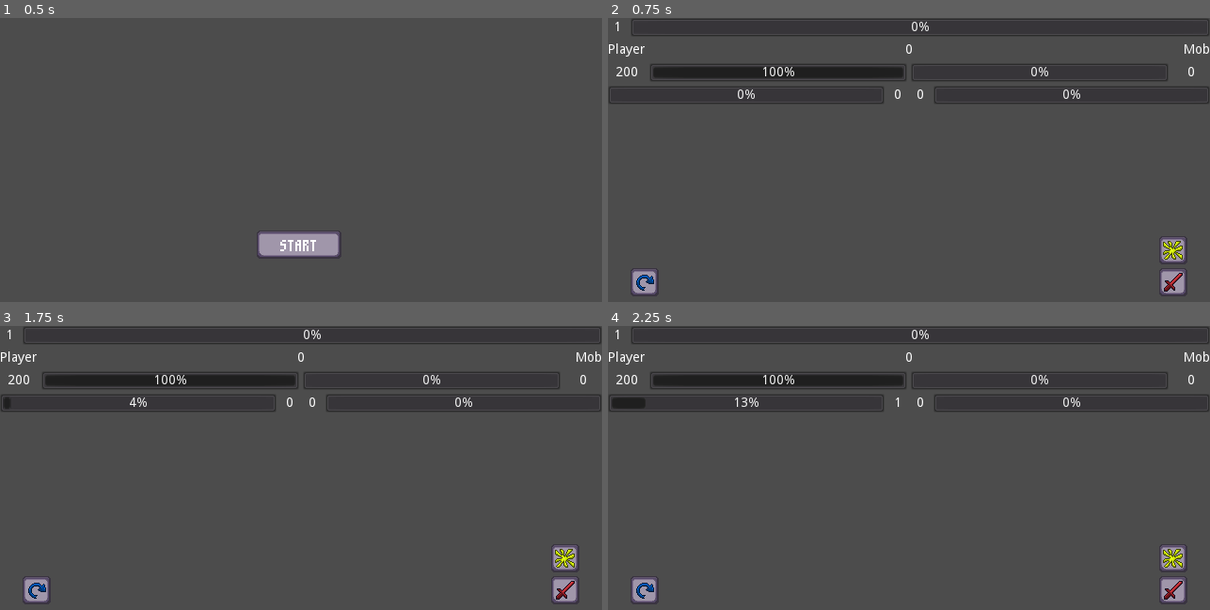
Above: before the commit, frames 1-4 (two rows, left to right).
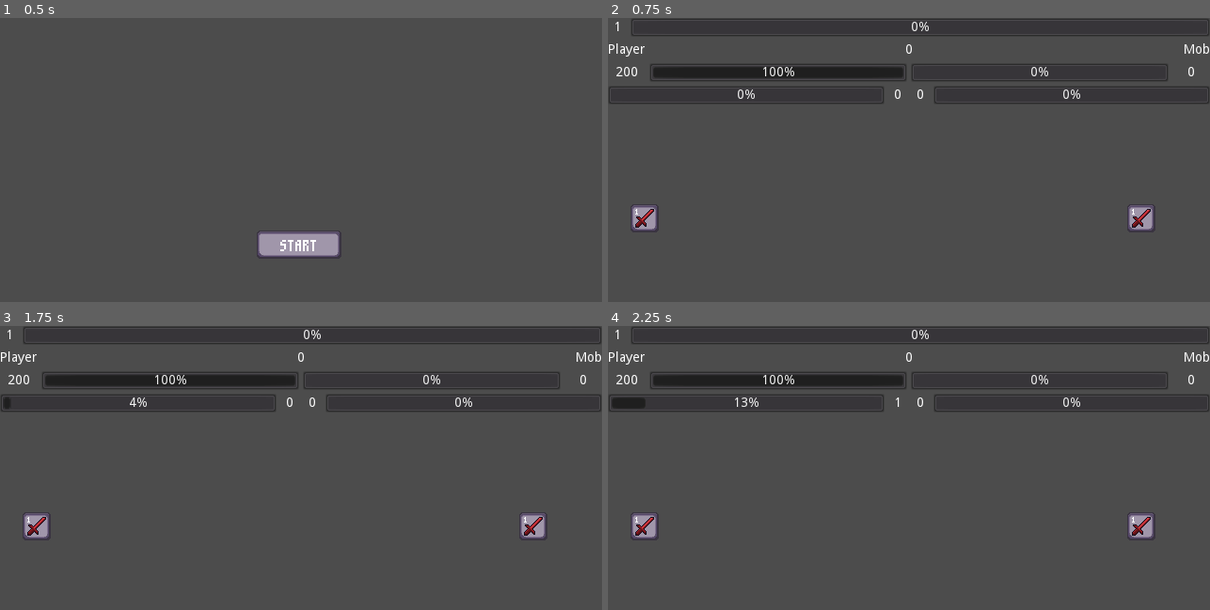
Above: after the commit, the same moments.

Repository: stupidax/tournament
Game: Godot game, scene res://scenes/Game/Title.tscn
Same seed, same stepped clock (60 frames per second), same inputs: the game is played once before the commit and once after it.
Inputs (mouse positions are in pixels of both pictures, inside the frame that each line leads up to):
- Up to frame 1 (0.5 s): no input
- Up to frame 2 (0.75 s): click "START" at 0.5 s
- Up to frame 3 (1.75 s): click (36, 590) at 1.27 s
- Up to frame 4 (2.25 s): click (644, 527) at 2 s, where only the run after the commit has a clickable "1"

Frame 1 is identical in both runs. In frame 2, 1.9% of the frame differs, in the area x 3-96%, y 65-98%; in frame 3, 1.9%; in frame 4, 1.9%.

Commit message:
update Fight
ajout des fonctions d'action, reste problème de texture à changer (un peu galère, mais ça va) ;

Diff:
--- a/project.godot
+++ b/project.godot
@@ -13,13 +13,6 @@
 config/name="Tournament"
 run/main_scene="res://scenes/Game/Title.tscn"
 config/icon="res://icon.png"
-
-[autoload]
-
-PluginSettings="*res://addons/github-integration/scripts/PluginSettings.gd"
-IconLoaderGithub="*res://addons/github-integration/scripts/IconLoaderGithub.gd"
-UserData="*res://addons/github-integration/scripts/user_data.gd"
-RestHandler="*res://addons/github-integration/scenes/RestHandler.tscn"
 
 [display]
 
--- /dev/null
+++ b/scenes/Action/action.tscn
@@ -0,0 +1,37 @@
+[gd_scene load_steps=7 format=2]
+
+[ext_resource path="res://script/action.gd" type="Script" id=1]
+[ext_resource path="res://assets/UI/icon/icon-atk_1.png" type="Texture" id=2]
+[ext_resource path="res://assets/UI/icon/icon-atk_0.png" type="Texture" id=3]
+[ext_resource path="res://assets/UI/icon/icon-atk_2.png" type="Texture" id=4]
+[ext_resource path="res://assets/UI/m3x6.ttf" type="DynamicFontData" id=5]
+
+[sub_resource type="DynamicFont" id=1]
+outline_color = Color( 0.14902, 0.0196078, 0.0196078, 1 )
+font_data = ExtResource( 5 )
+
+[node name="action" type="TextureButton"]
+anchor_right = 1.0
+anchor_bottom = 1.0
+texture_normal = ExtResource( 3 )
+texture_pressed = ExtResource( 2 )
+texture_disabled = ExtResource( 4 )
+script = ExtResource( 1 )
+__meta__ = {
+"_edit_use_anchors_": false
+}
+
+[node name="level" type="Label" parent="."]
+margin_left = 1.0
+margin_right = 14.0
+margin_bottom = 13.0
+rect_min_size = Vector2( 13, 13 )
+custom_fonts/font = SubResource( 1 )
+text = "0"
+align = 1
+valign = 1
+__meta__ = {
+"_edit_use_anchors_": false
+}
+
+[connection signal="pressed" from="." to="." method="_on_action_pressed"]
--- a/scenes/Game/Fight.tscn
+++ b/scenes/Game/Fight.tscn
@@ -1,12 +1,14 @@
-[gd_scene load_steps=4 format=2]
+[gd_scene load_steps=5 format=2]
 
 [ext_resource path="res://script/Fight.gd" type="Script" id=1]
 [ext_resource path="res://scenes/Mob/Mob.tscn" type="PackedScene" id=2]
 [ext_resource path="res://scenes/UI/UI.tscn" type="PackedScene" id=3]
+[ext_resource path="res://scenes/Action/action.tscn" type="PackedScene" id=4]
 
 [node name="Fight" type="Node2D"]
 script = ExtResource( 1 )
 Mob = ExtResource( 2 )
+Action = ExtResource( 4 )
 
 [node name="UI" parent="." instance=ExtResource( 3 )]
 
--- a/scenes/UI/UI.tscn
+++ b/scenes/UI/UI.tscn
@@ -1,14 +1,4 @@
-[gd_scene load_steps=10 format=2]
-
-[ext_resource path="res://assets/UI/icon/icon-def_2.png" type="Texture" id=1]
-[ext_resource path="res://assets/UI/icon/icon-def_1.png" type="Texture" id=2]
-[ext_resource path="res://assets/UI/icon/icon-def_0.png" type="Texture" id=3]
-[ext_resource path="res://assets/UI/icon/icon-mag_1.png" type="Texture" id=4]
-[ext_resource path="res://assets/UI/icon/icon-atk_1.png" type="Texture" id=5]
-[ext_resource path="res://assets/UI/icon/icon-mag_2.png" type="Texture" id=6]
-[ext_resource path="res://assets/UI/icon/icon-mag_0.png" type="Texture" id=7]
-[ext_resource path="res://assets/UI/icon/icon-atk_2.png" type="Texture" id=8]
-[ext_resource path="res://assets/UI/icon/icon-atk_0.png" type="Texture" id=9]
+[gd_scene format=2]
 
 [node name="UI" type="Control"]
 anchor_right = 1.0
@@ -253,15 +243,6 @@
 margin_bottom = 152.0
 rect_min_size = Vector2( 30, 30 )
 
-[node name="icon_def_1" type="TextureButton" parent="cont_Full/cont_icon/cont_left_0/cont_left_1/cont_left_2/cont_left_icon3"]
-margin_right = 30.0
-margin_bottom = 30.0
-size_flags_horizontal = 3
-size_flags_vertical = 3
-texture_normal = ExtResource( 3 )
-texture_pressed = ExtResource( 2 )
-texture_disabled = ExtResource( 1 )
-
 [node name="cont_left_4" type="VBoxContainer" parent="cont_Full/cont_icon/cont_left_0/cont_left_1"]
 margin_left = 58.0
 margin_right = 88.0
@@ -307,19 +288,19 @@
 rect_min_size = Vector2( 30, 30 )
 alignment = 2
 
-[node name="cont_icon1" type="HBoxContainer" parent="cont_Full/cont_icon/cont_right_0/cont_right_1/cont_right_2"]
+[node name="cont_right_icon1" type="HBoxContainer" parent="cont_Full/cont_icon/cont_right_0/cont_right_1/cont_right_2"]
 margin_top = 54.0
 margin_right = 30.0
 margin_bottom = 84.0
 rect_min_size = Vector2( 30, 30 )
 
-[node name="cont_icon2" type="HBoxContainer" parent="cont_Full/cont_icon/cont_right_0/cont_right_1/cont_right_2"]
+[node name="cont_right_icon2" type="HBoxContainer" parent="cont_Full/cont_icon/cont_right_0/cont_right_1/cont_right_2"]
 margin_top = 88.0
 margin_right = 30.0
 margin_bottom = 118.0
 rect_min_size = Vector2( 30, 30 )
 
-[node name="cont_icon3" type="HBoxContainer" parent="cont_Full/cont_icon/cont_right_0/cont_right_1/cont_right_2"]
+[node name="cont_right_icon3" type="HBoxContainer" parent="cont_Full/cont_icon/cont_right_0/cont_right_1/cont_right_2"]
 margin_top = 122.0
 margin_right = 30.0
 margin_bottom = 152.0
@@ -332,41 +313,23 @@
 rect_min_size = Vector2( 30, 30 )
 alignment = 2
 
-[node name="cont_icon4" type="HBoxContainer" parent="cont_Full/cont_icon/cont_right_0/cont_right_1/cont_right_3"]
+[node name="cont_right_icon4" type="HBoxContainer" parent="cont_Full/cont_icon/cont_right_0/cont_right_1/cont_right_3"]
 margin_top = 54.0
 margin_right = 30.0
 margin_bottom = 84.0
 rect_min_size = Vector2( 30, 30 )
 
-[node name="cont_icon5" type="HBoxContainer" parent="cont_Full/cont_icon/cont_right_0/cont_right_1/cont_right_3"]
+[node name="cont_right_icon5" type="HBoxContainer" parent="cont_Full/cont_icon/cont_right_0/cont_right_1/cont_right_3"]
 margin_top = 88.0
 margin_right = 30.0
 margin_bottom = 118.0
 rect_min_size = Vector2( 30, 30 )
 
-[node name="icon_mag_1" type="TextureButton" parent="cont_Full/cont_icon/cont_right_0/cont_right_1/cont_right_3/cont_icon5"]
-margin_right = 30.0
-margin_bottom = 30.0
-size_flags_horizontal = 3
-size_flags_vertical = 3
-texture_normal = ExtResource( 7 )
-texture_pressed = ExtResource( 4 )
-texture_disabled = ExtResource( 6 )
-
-[node name="cont_icon6" type="HBoxContainer" parent="cont_Full/cont_icon/cont_right_0/cont_right_1/cont_right_3"]
+[node name="cont_right_icon6" type="HBoxContainer" parent="cont_Full/cont_icon/cont_right_0/cont_right_1/cont_right_3"]
 margin_top = 122.0
 margin_right = 30.0
 margin_bottom = 152.0
 rect_min_size = Vector2( 30, 30 )
-
-[node name="icon_atq_1" type="TextureButton" parent="cont_Full/cont_icon/cont_right_0/cont_right_1/cont_right_3/cont_icon6"]
-margin_right = 30.0
-margin_bottom = 30.0
-size_flags_horizontal = 3
-size_flags_vertical = 3
-texture_normal = ExtResource( 9 )
-texture_pressed = ExtResource( 5 )
-texture_disabled = ExtResource( 8 )
 
 [node name="cont_marge_right" type="VBoxContainer" parent="cont_Full/cont_icon/cont_right_0/cont_right_1"]
 margin_left = 68.0
--- a/script/Fight.gd
+++ b/script/Fight.gd
@@ -1,22 +1,25 @@
 extends Node2D
 export(PackedScene) var Mob
+export(PackedScene) var Action
 
 #Game var
 var waveNumber = 0
 
 #Player var
 var playerHP = 200
-var playerAtq = 10
+var playerAtk = 10
 var playerMag = 20
 var playerPower = 0
 var playerFocus = 2
 var playerDead = false
 var playerXp = 0
 var playerLevel = 1
+#Player action
+var playerAction = ["atk"]
 
 #Mob var
 var mobHP = 0
-var mobAtq = 0
+var mobAtk = 0
 var mobMag = 0
 var mobPower = 0
 var mobFocus = 0
@@ -40,6 +43,13 @@
 	$UI/cont_Full/cont_HP/bar_HP_player.value = playerHP
 	$UI/cont_Full/cont_Xp/level.text = str(playerLevel)
 	$UI/cont_Full/cont_Xp/bar_xp.value = playerXp
+	#test
+	var ins_action = Action.instance()
+	get_node(get_action_path(1,"right")).add_child(ins_action)
+	ins_action.initAction("atk",1)
+	var ins_action2 = Action.instance()
+	get_node(get_action_path(1,"left")).add_child(ins_action2)
+	ins_action2.initAction("def",1)
 
 func regainPower():
 	if !mobDead :
@@ -52,6 +62,12 @@
 		$UI/cont_Full/cont_power/power_player.text = str(playerPower)
 
 
+func _on_atk_pressed(level):
+	if playerPower >= level:
+		playerPower -= level
+		$UI/cont_Full/cont_power/bar_power_player.value -= 1
+		playerPower = floor($UI/cont_Full/cont_power/bar_power_player.value)
+		$UI/cont_Full/cont_power/power_player.text = str(playerPower)
 
 func newMob():
 	var vNewMob = Mob.instance()
@@ -59,3 +75,40 @@
 
 func _on_Timer_power_player_timeout():
 		regainPower()
+
+func checkActionPowerCost():
+	for i in get_node("UI/cont_Full/cont_icon"):
+		if i.name.begin_with("action"):
+			if i.level >= playerPower:
+				i.disabled = false
+			else:
+				i.disabled
+
+func get_action_path(pNumber,pPosition):
+	if pPosition == "left":
+		if pNumber == 1:
+			print("ok")
+			return "UI/cont_Full/cont_icon/cont_left_0/cont_left_1/cont_left_2/cont_left_icon1"
+		elif pNumber == 2:
+			return "UI/cont_Full/cont_icon/cont_left_0/cont_left_1/cont_left_2/cont_left_icon2"
+		elif pNumber == 3:
+			return "UI/cont_Full/cont_icon/cont_left_0/cont_left_1/cont_left_2/cont_left_icon3"
+		elif pNumber == 4:
+			return "UI/cont_Full/cont_icon/cont_left_0/cont_left_1/cont_left_4/cont_left_icon4"
+		elif pNumber == 5:
+			return "UI/cont_Full/cont_icon/cont_left_0/cont_left_1/cont_left_4/cont_left_icon5"
+		elif pNumber == 6:
+			return "UI/cont_Full/cont_icon/cont_left_0/cont_left_1/cont_left_4/cont_left_icon6"
+	if pPosition == "right":
+		if pNumber == 1:
+			return "UI/cont_Full/cont_icon/cont_right_0/cont_right_1/cont_right_2/cont_right_icon1"
+		elif pNumber == 2:
+			return "UI/cont_Full/cont_icon/cont_right_0/cont_right_1/cont_right_2/cont_right_icon2"
+		elif pNumber == 3:
+			return "UI/cont_Full/cont_icon/cont_right_0/cont_right_1/cont_right_2/cont_right_icon3"
+		elif pNumber == 4:
+			return "UI/cont_Full/cont_icon/cont_right_0/cont_right_1/cont_right_4/cont_right_icon4"
+		elif pNumber == 5:
+			return "UI/cont_Full/cont_icon/cont_right_0/cont_right_1/cont_right_4/cont_right_icon5"
+		elif pNumber == 6:
+			return "UI/cont_Full/cont_icon/cont_right_0/cont_right_1/cont_right_4/cont_right_icon6"
--- /dev/null
+++ b/script/action.gd
@@ -0,0 +1,35 @@
+extends TextureButton
+
+
+signal atk(pLevel)
+signal def(pLevel)
+signal mag(pLevel)
+
+var level = 0
+var type = ""
+
+# Called when the node enters the scene tree for the first time.
+func _ready():
+	pass # Replace with function body.
+
+
+# Called every frame. 'delta' is the elapsed time since the previous frame.
+#func _process(delta):
+#	pass
+
+func initAction(pName, pLevel):
+	type = pName
+	level = pLevel
+	$level.text = str(pLevel)
+	changeTexture(type)
+	connect(type,get_node("/root/Fight"),"_on_"+type+"_pressed")
+
+
+func changeTexture(pName):
+	print("changed")
+	texture_normal.resource_path = "res://assets/UI/icon/icon-"+pName+"_0.png"
+	texture_pressed.resource_path = "res://assets/UI/icon/icon-"+pName+"_1.png"
+	texture_disabled.resource_path = "res://assets/UI/icon/icon-"+pName+"_2.png"
+
+func _on_action_pressed():
+	emit_signal(type,level)
